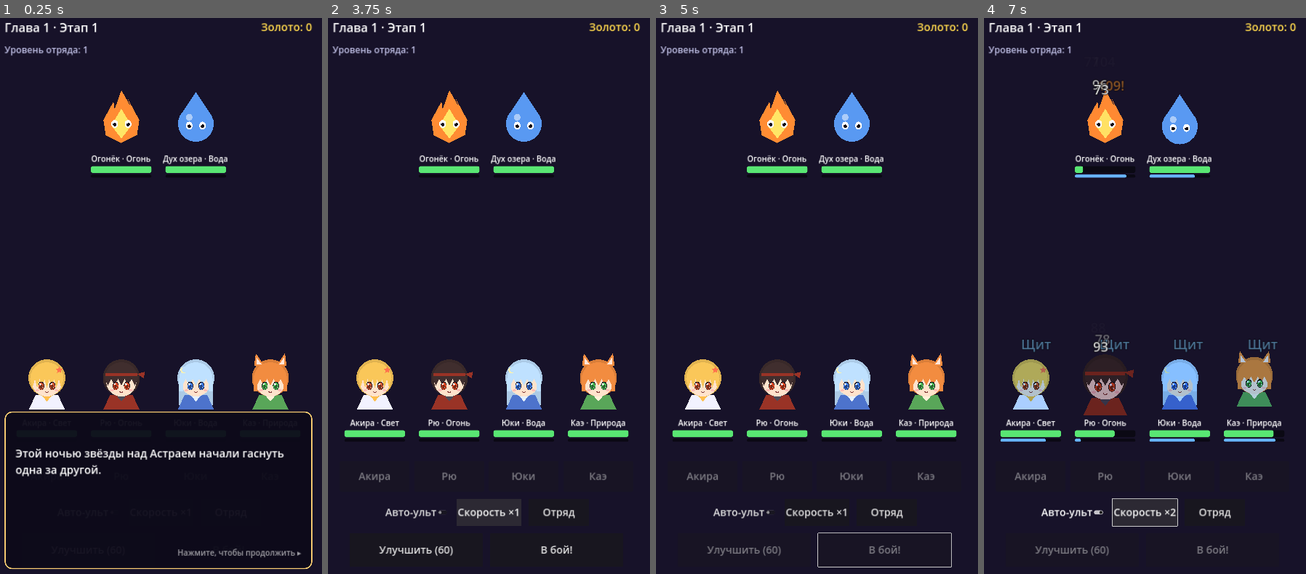
Above: before the commit, frames 1-4 (left to right).
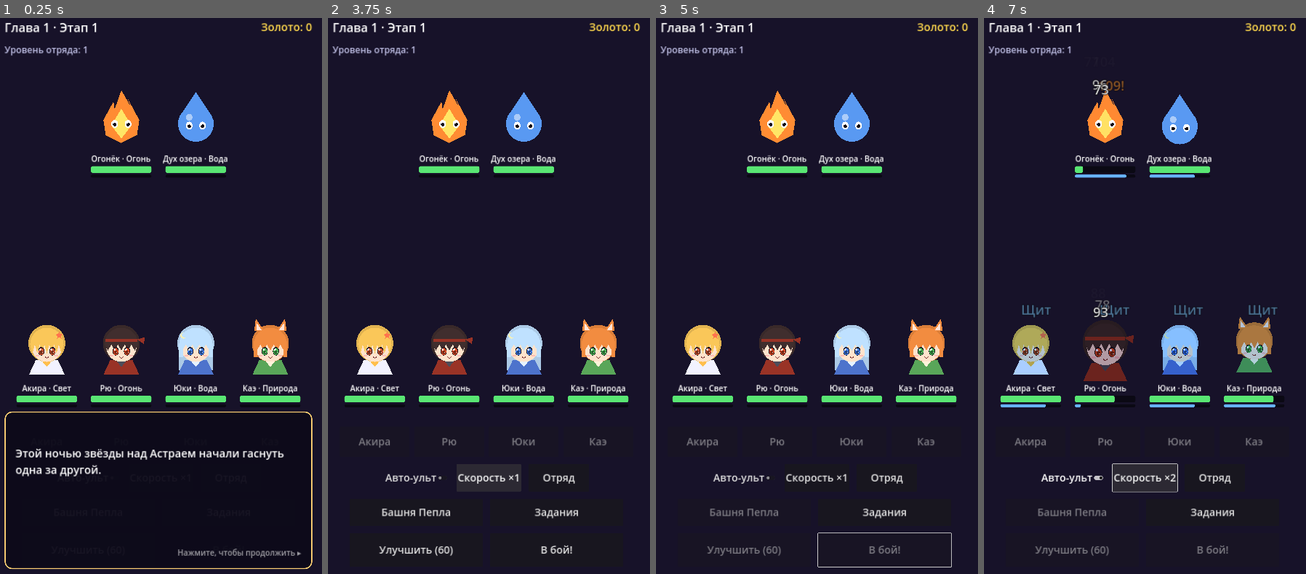
Above: after the commit, the same moments.

Repository: sklallk55-droid/The-Stardust-Chronicles
Game: Godot game, scene res://main.tscn
Same seed, same stepped clock (60 frames per second), same inputs: the game is played once before the commit and once after it.
Inputs (mouse positions are in pixels of both pictures, inside the frame that each line leads up to):
- Up to frame 1 (0.25 s): no input
- Up to frame 2 (3.75 s): click "Улучшить (60)" at 0.5 s; click (414, 512) at 1.25 s, where only the run after the commit has a clickable "Башня Пепла"; click (556, 512) at 2 s, where only the run after the commit has a clickable "Задания"; click "Авто-ульт" at 2.75 s; click "Скорость ×1" at 3.5 s
- Up to frame 3 (5 s): click "В бой!" at 4.25 s
- Up to frame 4 (7 s): click "Отряд" at 5 s; click "Авто-ульт" at 5.75 s; click "Скорость ×1" at 6.5 s

The runs differ from the first frame. In frame 1, 6.5% of the frame differs, in the area x 4-94%, y 54-71%; in frame 2, 9.2%; in frame 3, 9.2%; in frame 4, 9.8%, in the area x 4-93%, y 50-92%.

Commit message:
Update main.gd

Diff:
--- a/main.gd
+++ b/main.gd
@@ -6,6 +6,7 @@
 const Battle = preload("res://battle.gd")
 const Equipment = preload("res://equipment.gd")
 const Chibi = preload("res://chibi.gd")
+const Quests = preload("res://quests.gd")
 
 const SAVE_PATH := "user://save.cfg"
 const IDLE_CAP_SEC := 12 * 3600
@@ -28,6 +29,9 @@
 var equipped := {}  # hero_id -> {slot: item}
 var inventory: Array = []
 var rng := RandomNumberGenerator.new()
+var mode := "story"  # story or tower
+var tower_floor := 1
+var quest_state := {}
 
 var stage_label: Label
 var gold_label: Label
@@ -46,6 +50,10 @@
 var story_portrait: Control
 var squad_panel: PanelContainer
 var squad_list: VBoxContainer
+var tower_button: Button
+var quests_button: Button
+var quests_panel: PanelContainer
+var quests_list: VBoxContainer
 
 
 func _ready() -> void:
@@ -54,6 +62,7 @@
 	rng.randomize()
 	_build_ui()
 	_load()
+	quest_state = Quests.current(quest_state)
 	_prepare_battle()
 
 
@@ -132,6 +141,17 @@
 	squad_button.custom_minimum_size.x = 200
 	controls.add_child(squad_button)
 
+	var modes := HBoxContainer.new()
+	modes.alignment = BoxContainer.ALIGNMENT_CENTER
+	modes.add_theme_constant_override("separation", 24)
+	col.add_child(modes)
+	tower_button = _button("Башня Пепла", _toggle_tower)
+	tower_button.custom_minimum_size.x = 440
+	modes.add_child(tower_button)
+	quests_button = _button("Задания", _show_quests)
+	quests_button.custom_minimum_size.x = 440
+	modes.add_child(quests_button)
+
 	var actions := HBoxContainer.new()
 	actions.alignment = BoxContainer.ALIGNMENT_CENTER
 	actions.add_theme_constant_override("separation", 24)
@@ -145,6 +165,7 @@
 
 	_build_story_panel()
 	_build_squad_panel()
+	_build_quests_panel()
 
 
 func _build_story_panel() -> void:
@@ -233,8 +254,10 @@
 		Equipment.apply(hero, equipped.get(hero.id, {}))
 		hero_units.append(hero)
 	var enemy_units := []
-	for d in Data.stage_enemies(stage):
-		enemy_units.append(Unit.new(d, false, Data.enemy_power(stage)))
+	var enemy_list := Data.tower_enemies(tower_floor) if mode == "tower" else Data.stage_enemies(stage)
+	var power := Data.tower_power(tower_floor) if mode == "tower" else Data.enemy_power(stage)
+	for d in enemy_list:
+		enemy_units.append(Unit.new(d, false, power))
 
 	battle = Battle.new(hero_units, enemy_units)
 	battle.acted.connect(_on_acted)
@@ -255,7 +278,7 @@
 	start_button.text = "В бой!"
 	_refresh_top()
 	_refresh_units()
-	if stage > story_seen and Data.story().has(stage):
+	if mode == "story" and stage > story_seen and Data.story().has(stage):
 		_show_story(Data.story()[stage])
 	story_seen = maxi(story_seen, stage)
 
@@ -268,12 +291,16 @@
 	running = true
 	start_button.disabled = true
 	upgrade_button.disabled = true
+	tower_button.disabled = true
 
 
 func _on_ended(win: bool) -> void:
 	running = false
 	_refresh_units()
-	if win:
+	if win and mode == "tower":
+		_on_tower_win()
+	elif win:
+		Quests.add(quest_state, "wins")
 		var reward := Data.victory_gold(stage)
 		gold += reward
 		result_label.text = "Победа! +%d" % reward
@@ -291,8 +318,35 @@
 		start_button.text = "Ещё раз"
 	start_button.disabled = false
 	upgrade_button.disabled = false
+	tower_button.disabled = false
 	_refresh_top()
 	_save()
+
+
+func _on_tower_win() -> void:
+	Quests.add(quest_state, "wins")
+	Quests.add(quest_state, "tower")
+	var reward := Data.victory_gold(9 + tower_floor) * 2
+	gold += reward
+	result_label.text = "Этаж %d пройден! +%d" % [tower_floor, reward]
+	var drop := Equipment.roll_drop(tower_floor + 10, rng, true)
+	inventory.append(drop)
+	Equipment.equip_best(equipped, inventory)
+	result_label.text += "\nВыпало: " + Equipment.item_label(drop)
+	result_label.add_theme_color_override("font_color", Color(1, 0.85, 0.3))
+	tower_floor += 1
+	start_button.text = "Выше"
+
+
+func _toggle_tower() -> void:
+	if running:
+		return
+	if mode == "story" and stage < Data.TOWER_UNLOCK_STAGE:
+		result_label.text = "Башня откроется\nпосле босса главы 1"
+		result_label.add_theme_color_override("font_color", Color(0.75, 0.75, 0.9))
+		return
+	mode = "tower" if mode == "story" else "story"
+	_prepare_battle()
 
 
 func _on_acted(actor: Unit, target: Unit, amount: float, kind: String) -> void:
@@ -311,6 +365,8 @@
 
 
 func _on_ult(actor: Unit) -> void:
+	if actor.is_hero:
+		Quests.add(quest_state, "ults")
 	if not cards.has(actor):
 		return
 	var s: Control = cards[actor]["sprite"]
@@ -326,6 +382,7 @@
 		return
 	gold -= cost
 	level += 1
+	Quests.add(quest_state, "upgrade")
 	_save()
 	_prepare_battle()
 
@@ -419,6 +476,69 @@
 	squad_list.add_child(bag)
 
 
+# --- Daily quests ---
+
+func _build_quests_panel() -> void:
+	quests_panel = PanelContainer.new()
+	quests_panel.set_anchors_preset(Control.PRESET_FULL_RECT)
+	quests_panel.offset_left = 32
+	quests_panel.offset_right = -32
+	quests_panel.offset_top = 300
+	quests_panel.offset_bottom = -300
+	var style := StyleBoxFlat.new()
+	style.bg_color = Color(0.05, 0.04, 0.1, 0.97)
+	style.border_color = Color(1, 0.82, 0.45)
+	style.set_border_width_all(4)
+	style.set_corner_radius_all(24)
+	style.set_content_margin_all(36)
+	quests_panel.add_theme_stylebox_override("panel", style)
+	add_child(quests_panel)
+
+	var v := VBoxContainer.new()
+	v.add_theme_constant_override("separation", 24)
+	quests_panel.add_child(v)
+	v.add_child(_label("Задания на сегодня", 48))
+	quests_list = VBoxContainer.new()
+	quests_list.size_flags_vertical = Control.SIZE_EXPAND_FILL
+	quests_list.add_theme_constant_override("separation", 20)
+	v.add_child(quests_list)
+	var close := _button("Закрыть", func(): quests_panel.hide())
+	close.custom_minimum_size.x = 420
+	close.size_flags_horizontal = Control.SIZE_SHRINK_CENTER
+	v.add_child(close)
+	quests_panel.hide()
+
+
+func _show_quests() -> void:
+	if running:
+		return
+	quest_state = Quests.current(quest_state)
+	_fill_quests()
+	quests_panel.show()
+
+
+func _fill_quests() -> void:
+	for c in quests_list.get_children():
+		c.queue_free()
+	for q in Quests.LIST:
+		var row := HBoxContainer.new()
+		row.add_theme_constant_override("separation", 16)
+		var info := _label("%s  %d/%d" % [q["text"], Quests.progress(quest_state, q), q["goal"]], 30)
+		info.size_flags_horizontal = Control.SIZE_EXPAND_FILL
+		info.autowrap_mode = TextServer.AUTOWRAP_WORD_SMART
+		row.add_child(info)
+		var claimed: bool = quest_state["claimed"].has(q["id"])
+		var b := _button("Получено" if claimed else "+%d" % Quests.reward(q, stage), func():
+			gold += Quests.claim(quest_state, q, stage)
+			_save()
+			_refresh_top()
+			_fill_quests())
+		b.custom_minimum_size.x = 220
+		b.disabled = not Quests.can_claim(quest_state, q)
+		row.add_child(b)
+		quests_list.add_child(row)
+
+
 # --- Story ---
 
 func _show_story(lines: Array) -> void:
@@ -446,6 +566,11 @@
 
 func _refresh_top() -> void:
 	stage_label.text = "Глава %d · Этап %d" % [(stage - 1) / 10 + 1, (stage - 1) % 10 + 1]
+	if mode == "tower":
+		stage_label.text = "Башня Пепла · этаж %d" % tower_floor
+	tower_button.text = "К сюжету" if mode == "tower" else "Башня Пепла"
+	var ready_quests := Quests.unclaimed_count(quest_state)
+	quests_button.text = "Задания (%d!)" % ready_quests if ready_quests > 0 else "Задания"
 	gold_label.text = "Золото: %d" % gold
 	level_label.text = "Уровень отряда: %d" % level
 	upgrade_button.text = "Улучшить (%d)" % Data.upgrade_cost(level)
@@ -554,6 +679,8 @@
 	cfg.set_value("player", "story_seen", story_seen)
 	cfg.set_value("gear", "equipped", equipped)
 	cfg.set_value("gear", "inventory", inventory)
+	cfg.set_value("tower", "floor", tower_floor)
+	cfg.set_value("quests", "state", quest_state)
 	cfg.set_value("player", "last_seen", int(Time.get_unix_time_from_system()))
 	cfg.save(SAVE_PATH)
 
@@ -568,6 +695,8 @@
 	story_seen = cfg.get_value("player", "story_seen", 0)
 	equipped = cfg.get_value("gear", "equipped", {})
 	inventory = cfg.get_value("gear", "inventory", [])
+	tower_floor = cfg.get_value("tower", "floor", 1)
+	quest_state = cfg.get_value("quests", "state", {})
 	var away := int(Time.get_unix_time_from_system()) - int(cfg.get_value("player", "last_seen", 0))
 	away = clampi(away, 0, IDLE_CAP_SEC)
 	var idle_gold := int(away / 60.0 * Data.idle_gold_per_min(maxi(1, stage - 1)))
